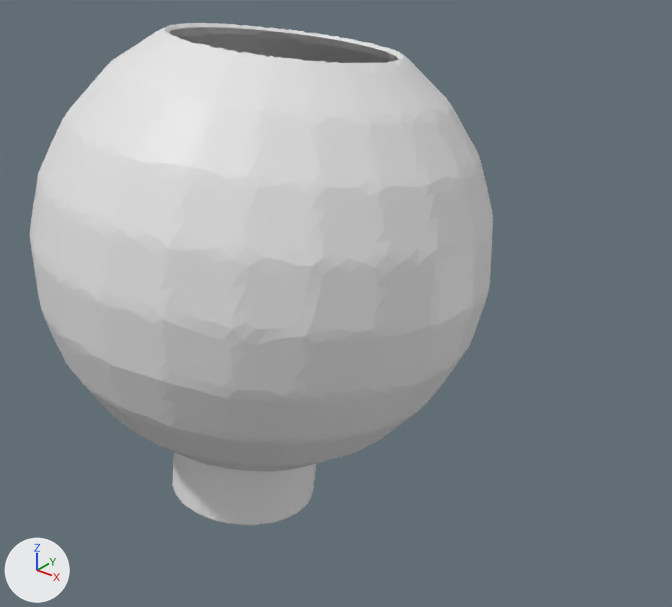
A saved change to the OBJ model dataset/fix/e_data/train_mesh/out_1_0_1.obj.
Camera for both pictures: a 50 mm lens placed at (0.465, -0.368, 0.224), pointed at (0.089, 0.103, -0.067). Every picture has the same lights, and +X, +Y and +Z are marked at lower left. Where no turn or scale is listed for an object, it has been applied to the vertices.

Script lines for the objects in view, before the commit:
```python
me_out_1_0_1 = bpy.data.meshes.new('out_1_0_1')
me_out_1_0_1.from_pydata(...)  # 15378 vertices, 30756 faces; spans x -0.146..0.188, y -0.062..0.271, z -0.256..0.118
ob_out_1_0_1 = bpy.data.objects.new('out_1_0_1', me_out_1_0_1)
ob_out_1_0_1.location = (0.0, 0.0, 0.0)
```
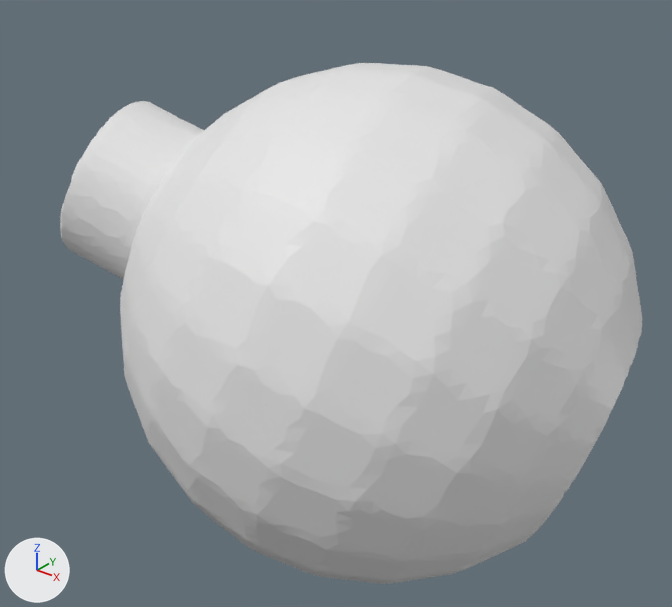
Pixel boxes [x1, y1, x2, y2] of what changed, in the pictures (672 x 607 px):
'out_1_0_1', reshaped (26% wider): before [30, 23, 493, 525]; after [60, 63, 642, 584]

Edits to the bpy script that builds the scene:
```text
Change me_out_1_0_1:
    where me_out_1_0_1.from_pydata(...)  # 15378 vertices, 30756 faces; spans x -0.146..0.188, y -0.062..0.271, z -0.256..0.118
    used by ob_out_1_0_1; location = (0.0, 0.0, 0.0)
    me_out_1_0_1 part 1: the loose piece of 10376 vertices spanning x -0.146..0.188, y -0.062..0.271, z -0.256..0.118 is multiplied about its middle by the matrix ((0.469, -0.116, 0.887), (-0.847, -0.38, 0.398), (0.288, -0.929, -0.273)), then moved by (0.09, -0.03, 0.017)
```
